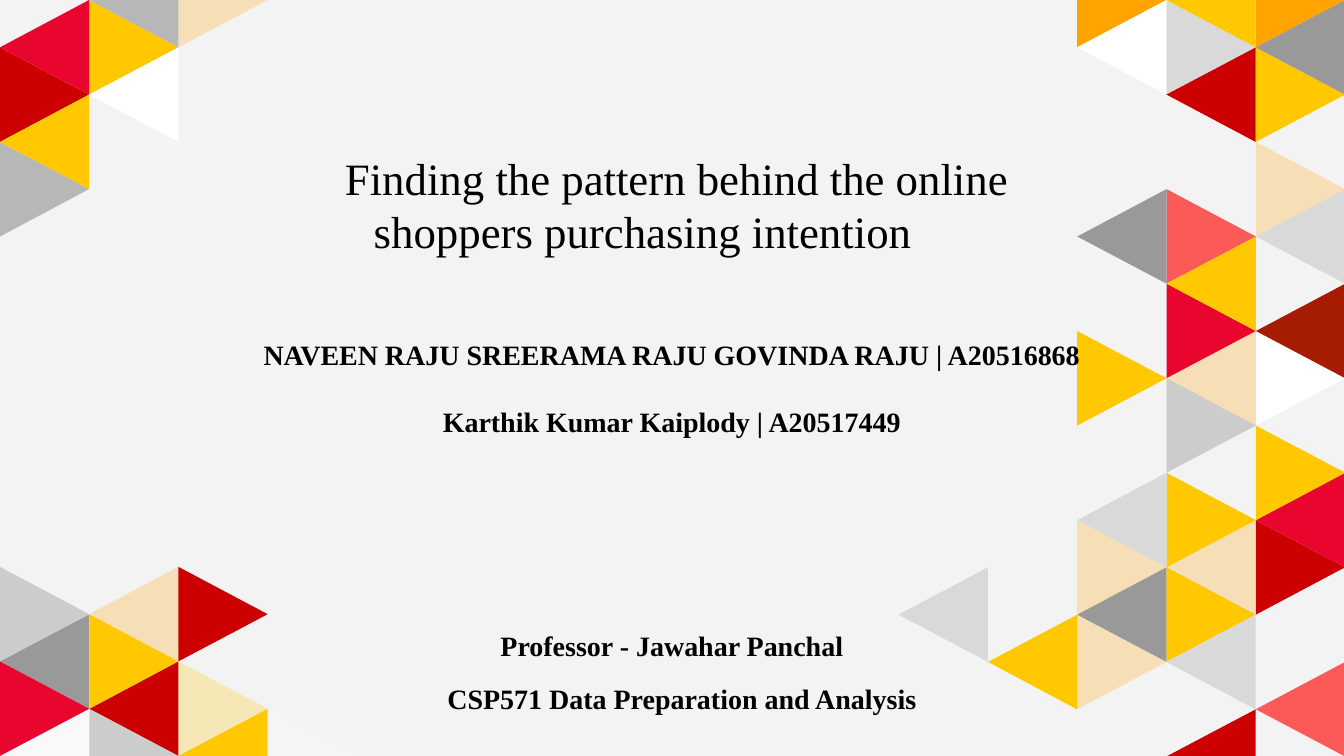
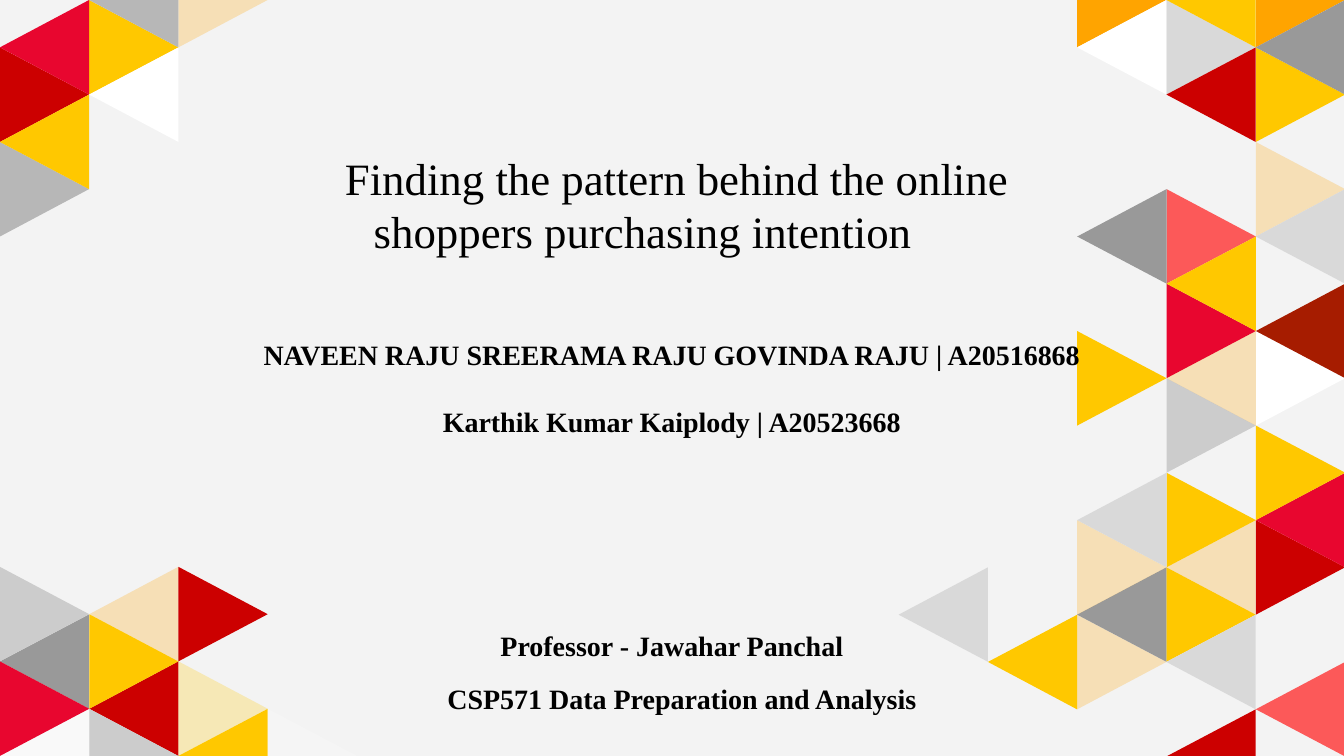
Before and after one commit to karthikkaiplody/DPA-Project, a slide deck: slide 1 of presentation/ppt.pptx. Drawn at 1344x756 pixels with LibreOffice and Linux fonts; fonts in the diff are those of the drawing; background and template pictures are left out. Boxes give left, top, right and bottom in pixels: in the first picture for what was removed or moved away, otherwise in the second. Text is boxed around its words. In the diff, an @@ line names an element or a change of style, - is before the commit and + after.

```diff
--- a/presentation/ppt.pptx
+++ b/presentation/ppt.pptx
@@ text at box(443, 412, 901, 437): text changed @@
-Karthik Kumar Kaiplody | A20517449
+Karthik Kumar Kaiplody | A20523668
```
Also in this commit, not shown: 1 other slide changed, 3 slides added.
